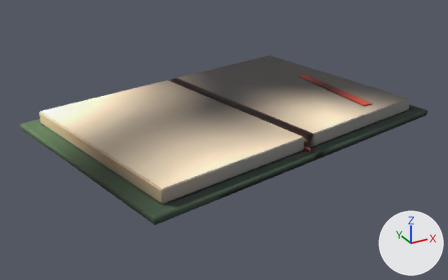
An edit to the glTF model assets/v3/desk/baked/notebook.glb, drawn before and after from the same camera.
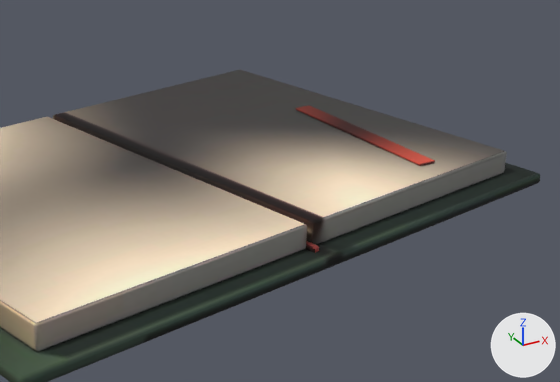
Old and new are each drawn whole from a 50 mm lens placed at (-0.383, -0.506, 0.225), pointed at (-0.12, -0.027, -0.014) and again close up on the part from 32% to 98% of the width and 7% to 79% of the height. Every picture has the same lights, and +X, +Y and +Z are marked at lower right. The last two pictures show the newer version. Where no turn or scale is listed for an object, it has been applied to the vertices.

Objects in the first close-up: 'nb_block_l', 'nb_block_r', 'nb_cover', 'nb_page_l', 'nb_page_r', 'nb_ribbon' and 1 more.
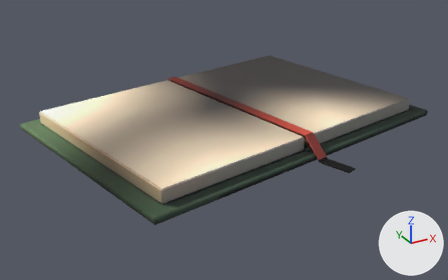
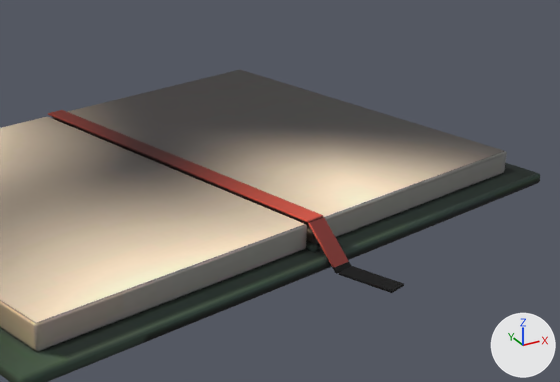
Location of each change, [x1, y1, x2, y2] in pixels of the close-ups (560 x 382 px):
'nb_ribbon', moved, rescaled, turned: before [296, 105, 435, 166]; after [48, 110, 323, 223]
'nb_ribbon_b', added (brown): after [308, 217, 351, 274]
'nb_ribbon_c', added: after [339, 266, 404, 293]

The change in detail:
Material 'ribbon.001__nb_ribbon_c' (mat_ribbon_001__nb_ribbon_c) is new.
Uses the picture img_bake_notebook_day.
Material 'ribbon.001__nb_ribbon_b' (mat_ribbon_001__nb_ribbon_b) is new.
Uses the picture img_bake_notebook_day.
Mesh me_立方体_015 is new.
It has 96 vertices, 188 faces and spans x -0.0091..0.0091, y -0.0143..0.0143, z -0.0006..0.0006.
It uses material mat_ribbon_001__nb_ribbon_c.
Mesh me_立方体_014 is new.
It has 96 vertices, 188 faces and spans x -0.0067..0.0067, y -0.0101..0.0101, z -0.0094..0.0094.
It uses material mat_ribbon_001__nb_ribbon_b.
Object 'nb_ribbon' (ob_nb_ribbon) turns from (0, 0, -10) to (0, 0, 0) degrees about x, y and z.
Object 'nb_ribbon' (ob_nb_ribbon) moves from (0.108, -0.035, 0.0192) to (0.0035, 0.0, 0.0192).
Object 'nb_ribbon' (ob_nb_ribbon) is rescaled from (1.0, 1.0, 1.0) to (1.0, 1.9, 1.0).
Object 'nb_ribbon_c' (ob_nb_ribbon_c) is new; it shows me_立方体_015.
Its location is (-0.0792, -0.148, 0.0007).
Object 'nb_ribbon_b' (ob_nb_ribbon_b) is new; it shows me_立方体_014.
Its location is (-0.0858, -0.1263, 0.0097).
